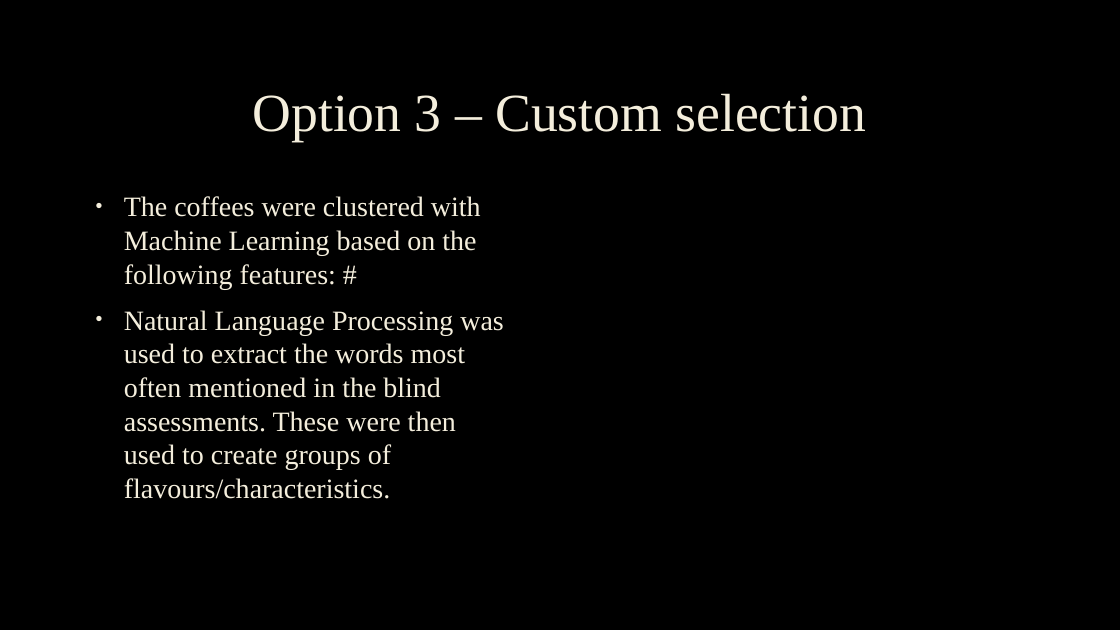
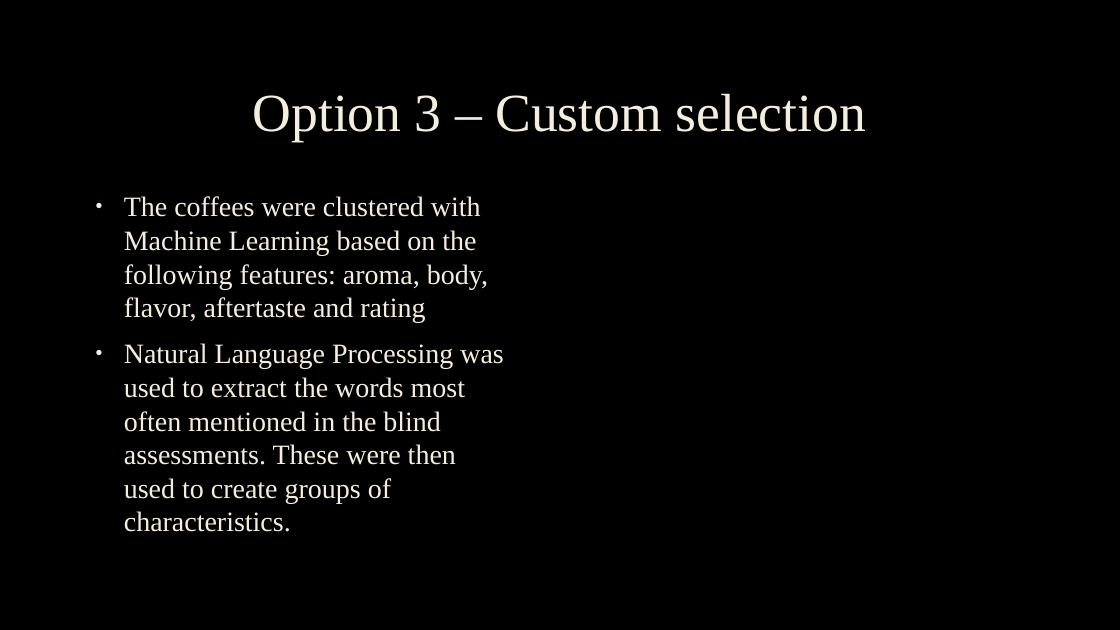
Before and after one commit to DGU94/Final_COFFEE_RECOMMANDER, a slide deck: slide 4 of 4_presentation/presentation_coffee_compass.pptx. Drawn at 1120x630 pixels with LibreOffice and Linux fonts; fonts in the diff are those of the drawing; background and template pictures are left out. Boxes give left, top, right and bottom in pixels: in the first picture for what was removed or moved away, otherwise in the second. Text is boxed around its words. In the diff, an @@ line names an element or a change of style, - is before the commit and + after.

```diff
--- a/4_presentation/presentation_coffee_compass.pptx
+++ b/4_presentation/presentation_coffee_compass.pptx
@@ text at bbox=[124, 196, 504, 532]: text changed @@
-• The coffees were clustered with Machine Learning based on the following features: #
-• Natural Language Processing was used to extract the words most often mentioned in the blind assessments. These were then used to create groups of flavours/characteristics.
+• The coffees were clustered with Machine Learning based on the following features: aroma, body, flavor, aftertaste and rating
+• Natural Language Processing was used to extract the words most often mentioned in the blind assessments. These were then used to create groups of characteristics.
```
Also in this commit, not shown: 2 other slides changed, 7 other files.
